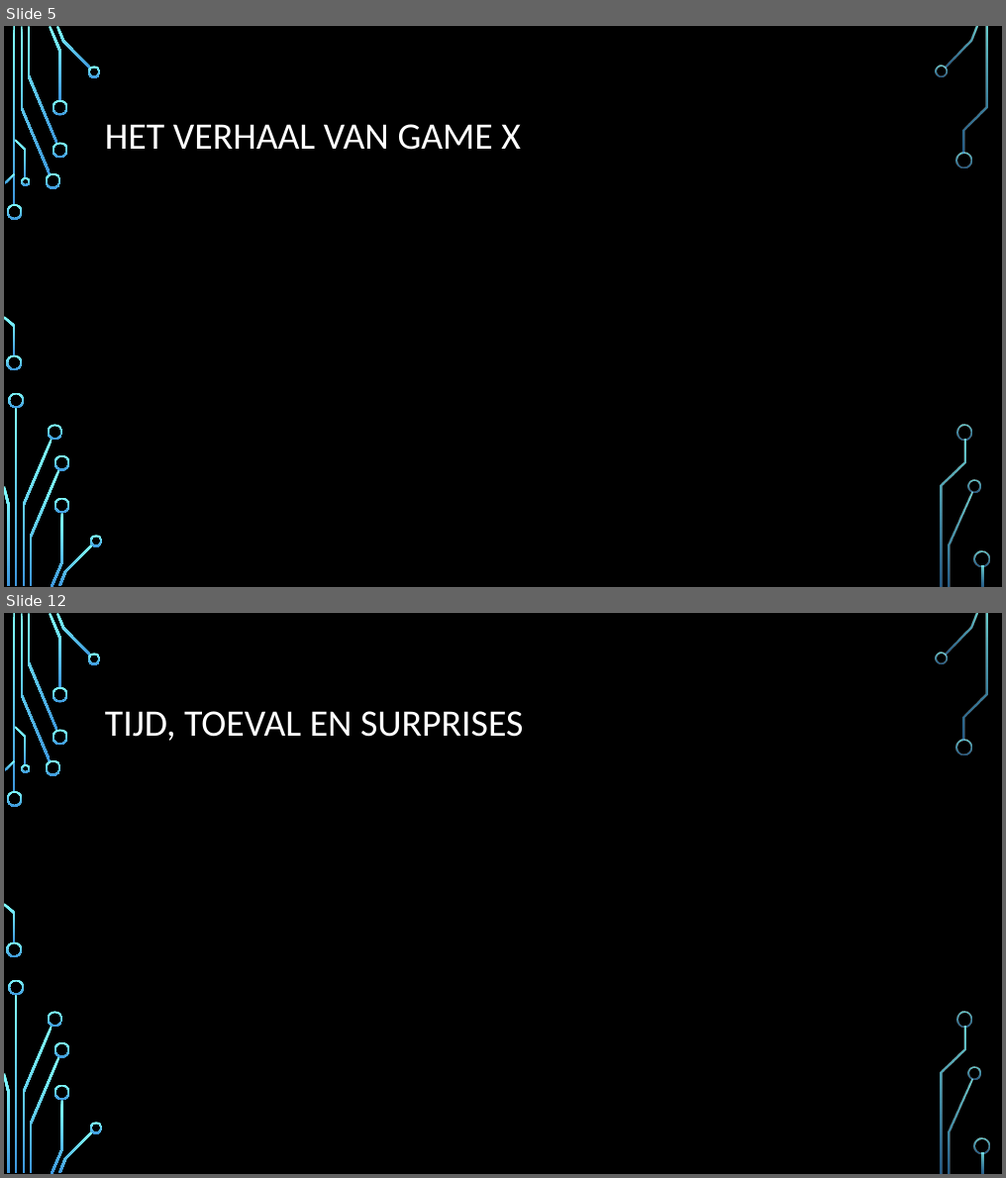
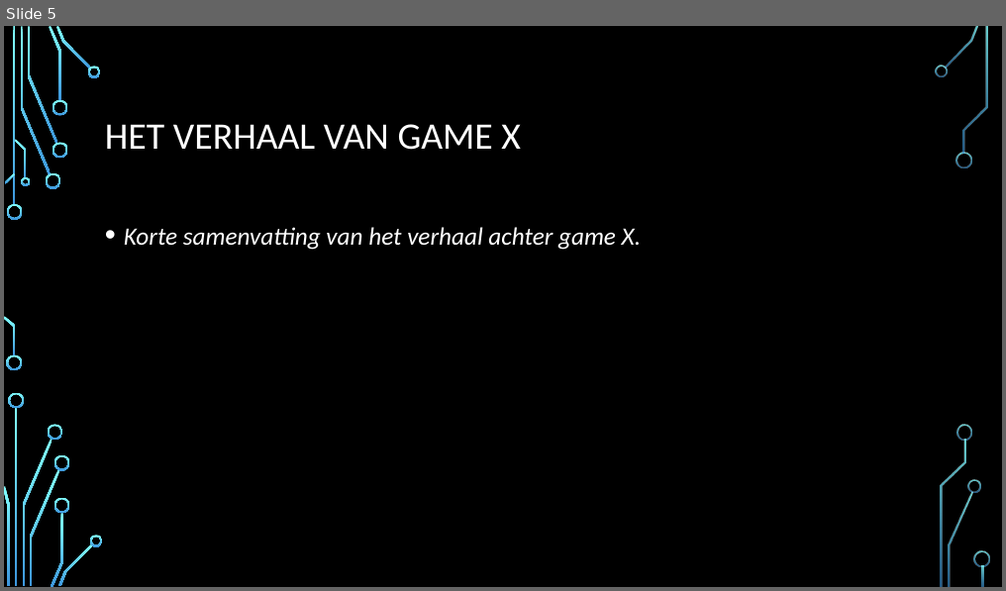
Before and after one commit to rweeda/PythonIA, a slide deck: docs/Pygame/GameAnalyse_GameX.pptx. Shown one above the other, each under a label of ours: slides 5 and 12 before the commit, slide 5 after it; the slides between them are not shown. The pictures are 1006x1178 and 1006x591 pixels, drawn with LibreOffice and Linux fonts; fonts in the diff are those of the drawing; background and template pictures are left out. Boxes give left, top, right and bottom in pixels: in the first picture for what was removed or moved away, otherwise in the second. Text is boxed around its words. In the diff, an @@ line names an element or a change of style, - is before the commit and + after.

```diff
--- a/docs/Pygame/GameAnalyse_GameX.pptx
+++ b/docs/Pygame/GameAnalyse_GameX.pptx
@@ slide 12 removed at (x1=4, y1=613, x2=1002, y2=1174), background picture (left out); not listed: 36 template elements that a slide beside it also shows @@
@@ title removed at (x1=105, y1=711, x2=523, y2=741) @@
-TIJD, TOEVAL EN SURPRISES
@@ slide 5 changed as well @@
@@ text added at (x1=124, y1=227, x2=641, y2=250), 24 pt, text #FFFFFF, italic @@
+• Korte samenvatting van het verhaal achter game X.
```
Also in this commit, not shown: 6 other slides changed, 1 slide added, 6 other slides removed, 9 other files.
